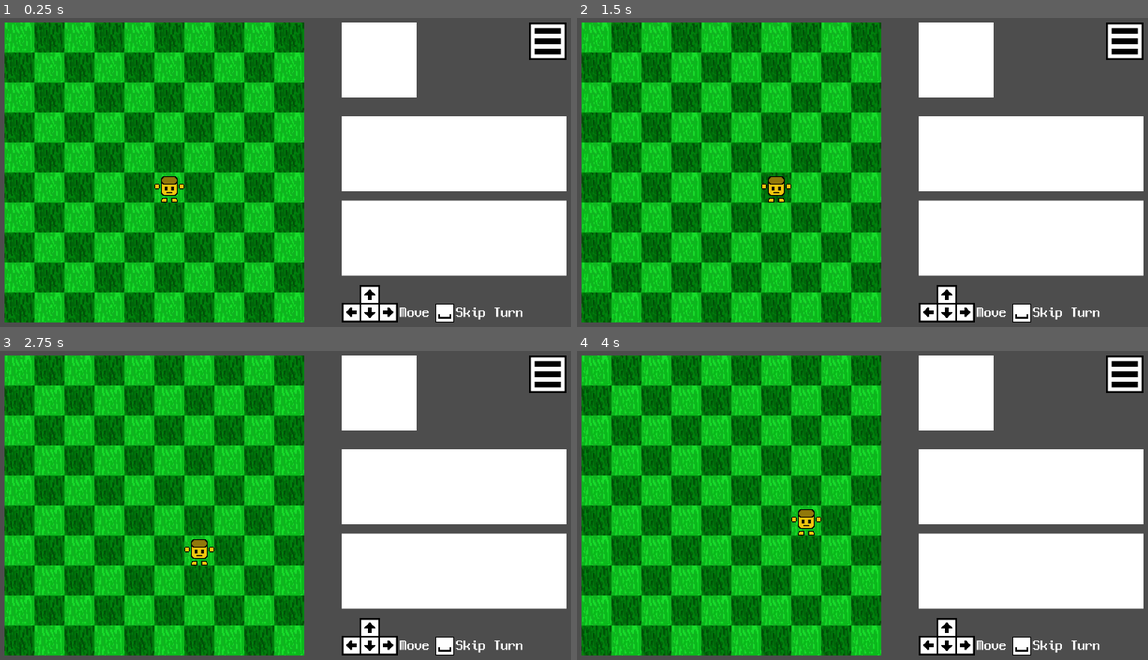
Above: before the commit, frames 1-4 (two rows, left to right).
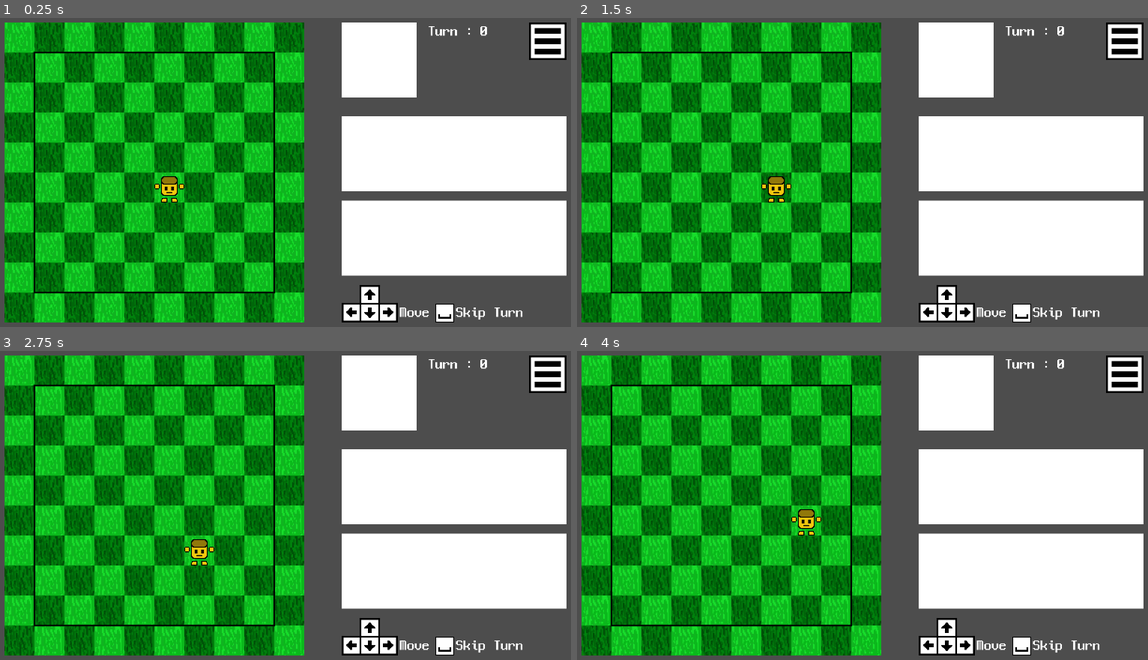
Above: after the commit, the same moments.

Repository: pupungeggang4/Godot-Roguelike
Game: Godot game, scene res://scene/battle.tscn
The game is run twice, just before and just after one commit, with the same random seed, the same clock (stepped at 60 frames per second) and the same inputs. This scene is started directly instead of the project's main scene.
Inputs (mouse positions are in pixels of both pictures, inside the frame that each line leads up to):
- Up to frame 1 (0.25 s): no input
- Up to frame 2 (1.5 s): tap Enter at 0.5 s; move the mouse to (993, 157) at 0.52 s; hold D (right) 0.53-1.28 s; click (993, 157) at 0.6 s; tap Space at 1.25 s; move the mouse to (742, 187) at 1.27 s; hold S (down) from 1.28 s (still down); click (742, 187) at 1.35 s
- Up to frame 3 (2.75 s): tap Enter at 2 s; move the mouse to (342, 431) at 2.02 s; release S (down) at 2.03 s; hold D (right) from 2.03 s (still down); click (342, 431) at 2.1 s
- Up to frame 4 (4 s): tap Space at 2.75 s; move the mouse to (833, 573) at 2.77 s; release D (right) at 2.78 s; hold W (up) 2.78-3.53 s; click (833, 573) at 2.85 s; tap Enter at 3.5 s; move the mouse to (1039, 554) at 3.52 s; hold A (left) from 3.53 s (still down); click (1039, 554) at 3.6 s

The runs differ from the first frame. In frame 1, 0.9% of the frame differs, in the area x 5-86%, y 2-90%; in frame 2, 0.9%; in frame 3, 0.9%; in frame 4, 0.9%.

Commit message:
Prototype

Diff:
--- a/Game/scene/battle.tscn
+++ b/Game/scene/battle.tscn
@@ -7,6 +7,7 @@
 [ext_resource type="PackedScene" uid="uid://b160hg5iihfcq" path="res://scene/window/menu.tscn" id="3_soyo5"]
 [ext_resource type="Texture2D" uid="uid://xs7ugbq47fne" path="res://image/Controls.png" id="5_bdn7b"]
 [ext_resource type="PackedScene" uid="uid://mggausi6qsqa" path="res://scene/thing/player.tscn" id="5_ougy3"]
+[ext_resource type="Script" uid="uid://5flyevv05coi" path="res://script/battle_ui.gd" id="6_bdn7b"]
 [ext_resource type="Texture2D" uid="uid://dm27soybbfu2t" path="res://image/Space.png" id="6_yyook"]
 [ext_resource type="Theme" uid="uid://cck5exjquex2v" path="res://resource/font_neodgm.tres" id="7_5mh2w"]
 
@@ -40,11 +41,29 @@
 
 [node name="Enemy" type="Node2D" parent="Field"]
 
+[node name="ReferenceRect" type="ReferenceRect" parent="Field"]
+offset_left = 104.0
+offset_top = 104.0
+offset_right = 616.0
+offset_bottom = 616.0
+border_color = Color(0, 0, 0, 1)
+border_width = 4.0
+editor_only = false
+
 [node name="Right" type="Control" parent="."]
 layout_mode = 3
 anchors_preset = 0
 offset_right = 40.0
 offset_bottom = 40.0
+script = ExtResource("6_bdn7b")
+
+[node name="TextTurn" type="Label" parent="Right"]
+layout_mode = 0
+offset_left = 944.0
+offset_top = 44.0
+offset_right = 984.0
+offset_bottom = 67.0
+theme = ExtResource("7_5mh2w")
 
 [node name="Hand" type="ColorRect" parent="Right"]
 layout_mode = 0
--- /dev/null
+++ b/Game/scene/thing/spawn.tscn
@@ -0,0 +1,10 @@
+[gd_scene load_steps=3 format=3 uid="uid://q0a5vqhpblnc"]
+
+[ext_resource type="Script" uid="uid://cajnavttknpjr" path="res://script/thing/spawn.gd" id="1_qm4va"]
+[ext_resource type="Texture2D" uid="uid://cfrojgi77jyv0" path="res://image/thing/Spawn.png" id="2_wyxxn"]
+
+[node name="Spawn" type="Node2D"]
+script = ExtResource("1_qm4va")
+
+[node name="Spawn" type="Sprite2D" parent="."]
+texture = ExtResource("2_wyxxn")
--- a/Game/scene/thing/unit.tscn
+++ b/Game/scene/thing/unit.tscn
@@ -1,3 +1,10 @@
-[gd_scene format=3 uid="uid://b4clh5gk8x88f"]
+[gd_scene load_steps=3 format=3 uid="uid://b4clh5gk8x88f"]
+
+[ext_resource type="Texture2D" uid="uid://0nb5xqglw257" path="res://image/thing/Monster001.png" id="1_3vlox"]
+[ext_resource type="Script" uid="uid://csmk0ln08j7ig" path="res://script/thing/unit.gd" id="1_np0tp"]
 
 [node name="Unit" type="Node2D"]
+script = ExtResource("1_np0tp")
+
+[node name="Sprite" type="Sprite2D" parent="."]
+texture = ExtResource("1_3vlox")
--- /dev/null
+++ b/Game/script/battle_ui.gd
@@ -0,0 +1,7 @@
+extends Control
+
+@onready var battle = get_node('/root/Battle')
+@onready var text_turn = get_node('TextTurn')
+
+func _process(delta: float) -> void:
+    text_turn.text = 'Turn : ' + str(battle.turn)
--- a/Game/script/func.gd
+++ b/Game/script/func.gd
@@ -3,8 +3,11 @@
 func point_inside_rect_array(point: Vector2, rect: Array) -> bool:
     return point.x > rect[0] and point.x < rect[0] + rect[2] and point.y > rect[1] and point.y < rect[1] + rect[3]
 
-func point_inside_array(point: Array, size: Array) -> bool:
-    return point[0] >= 0 and point[0] < size[0] and point[1] >= 0 and point[1] < size[1]
+func point_inside_array(point: Array, rect: Array) -> bool:
+    return point[0] >= rect[0] and point[0] < rect[0] + rect[2] and point[1] >= rect[1] and point[1] < rect[1] + rect[3]
+
+func adjust_position(thing) -> void:
+    thing.position = Vector2(72 + 64 * thing.coord[1], 72 + 64 * thing.coord[0])
 
 func change_scene(current_scene: Node, scene_path: String, scene_name: String) -> void:
     var scene = load(scene_path).instantiate()
--- a/Game/script/scene/battle.gd
+++ b/Game/script/scene/battle.gd
@@ -13,6 +13,7 @@
     [null, null, null, null, null, null, null, null, null, null],
     [null, null, null, null, null, null, null, null, null, null]
 ]
+var wave = [[3, 1], [6, 1], [9, 1]]
 
 func _ready() -> void:
     battle_init()
@@ -24,6 +25,15 @@
         handle_tick(delta)
 
 func battle_init() -> void:
+    pass
+
+func end_turn() -> void:
+    pass
+
+func enemy_turn() -> void:
+    pass
+
+func start_turn() -> void:
     pass
 
 func handle_tick(delta: float) -> void:
--- a/Game/script/thing/player_battle.gd
+++ b/Game/script/thing/player_battle.gd
@@ -15,13 +15,10 @@
 
 func _ready() -> void:
     coord = [5, 5]
-    adjust_position()
+    Func.adjust_position(self)
 
 func _process(delta: float) -> void:
     handle_input()
-
-func adjust_position() -> void:
-    position = Vector2(72 + 64 * coord[1], 72 + 64 * coord[0])
 
 func handle_input() -> void:
     handle_key()
@@ -35,10 +32,13 @@
     for move in moves:
         if Input.is_action_just_released(move):
             var temp_coord = [coord[0] + moves[move][0], coord[1] + moves[move][1]]
-            if Func.point_inside_array(temp_coord, [10, 10]):
+            if Func.point_inside_array(temp_coord, [1, 1, 8, 8]):
                 if Battle.tile[temp_coord[0]][temp_coord[1]] == null:
                     Battle.tile[coord[0]][coord[1]] = null
                     coord[0] = temp_coord[0]
                     coord[1] = temp_coord[1]
                     Battle.tile[coord[0]][coord[1]] = self
-                    adjust_position()
+                    Battle.end_turn()
+                    Battle.enemy_turn()
+                    Battle.start_turn()
+                    Func.adjust_position(self)
--- /dev/null
+++ b/Game/script/thing/spawn.gd
@@ -0,0 +1,12 @@
+extends Node2D
+
+var ID = 1
+
+func _ready():
+    pass
+
+func set_data(i):
+    ID = i
+
+func spawn_unit():
+    pass
--- /dev/null
+++ b/Game/script/thing/unit.gd
@@ -0,0 +1,16 @@
+extends Node2D
+
+var hp = 60
+var hp_max = 60
+var status = []
+var coord = [0, 0]
+var ID = 0
+
+func _ready() -> void:
+    pass
+
+func set_data() -> void:
+    pass
+
+func summon_unit() -> void:
+    pass
Binary file added: Game/image/thing/Spawn.png
Not shown, added: Game/image/thing/Spawn.png.import
Not shown: 1 places in Game/scene/battle.tscn that only renumber resources
Not shown, added: Game/script/battle_ui.gd.uid
Not shown, added: Game/script/thing/spawn.gd.uid
Not shown, added: Game/script/thing/unit.gd.uid
